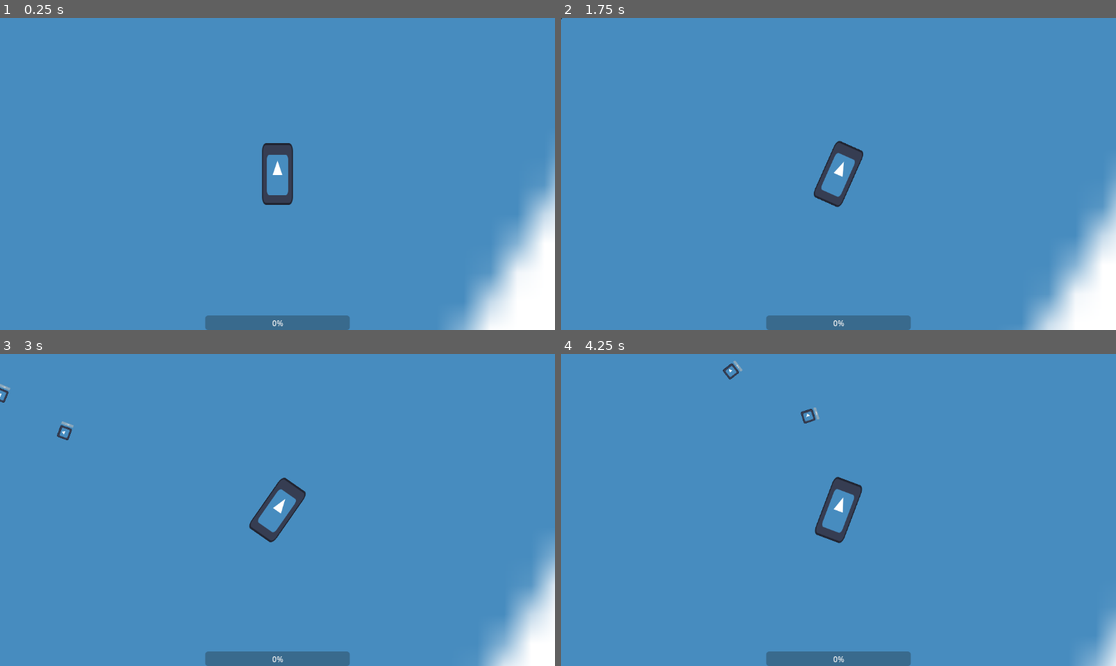
Above: before the commit, frames 1-4 (two rows, left to right).
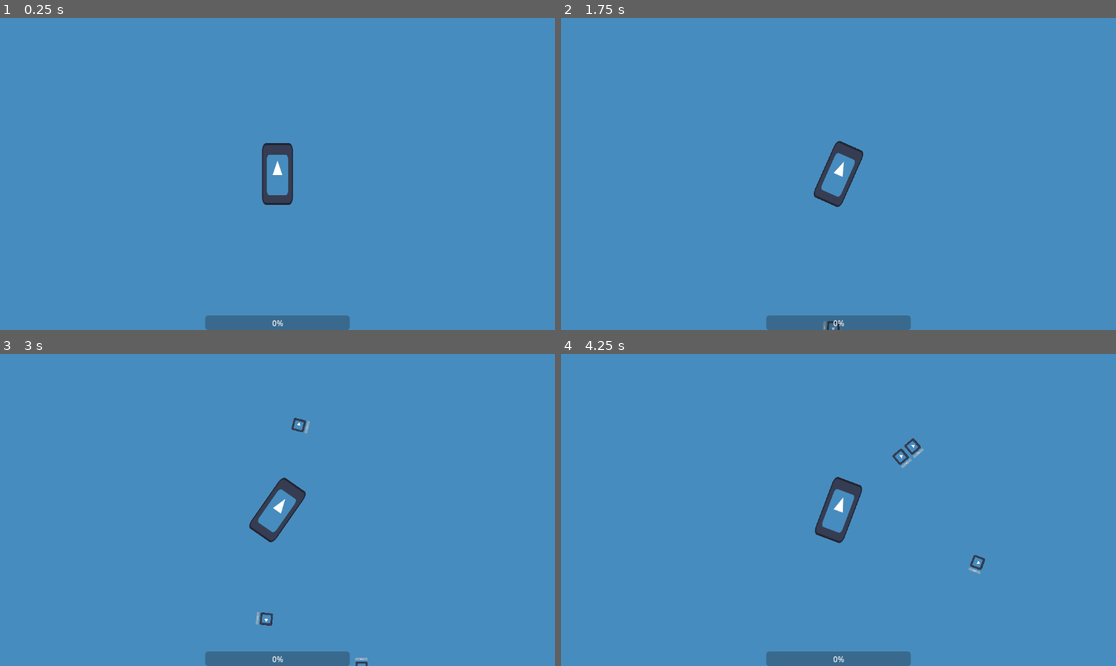
Above: after the commit, the same moments.

Repository: LeBulldoge/torqueterror
Game: Godot game, scene res://Main.tscn
Same seed, same stepped clock (60 frames per second), same inputs: the game is played once before the commit and once after it. The engine's default icon, where the game draws it, is replaced by a stand-in: a white triangle on a blue panel in a dark square.
Inputs:
- Up to frame 1 (0.25 s): no input
- Up to frame 2 (1.75 s): tap Enter at 0.5 s; hold D (steer_right) 0.53-1.28 s; tap S (decelerate) at 0.6, 1.35 s; hold A (steer_left) from 1.28 s (still down)
- Up to frame 3 (3 s): release A (steer_left) at 2.03 s; hold D (steer_right) 2.03-2.78 s; tap S (decelerate) at 2.1, 2.85 s; hold W (accelerate) from 2.78 s (still down)
- Up to frame 4 (4.25 s): release W (accelerate) at 3.53 s; hold A (steer_left) from 3.53 s (still down); tap S (decelerate) at 3.6 s

The runs differ from the first frame. In frame 1, 5.2% of the frame differs, in the area x 80-100%, y 44-100%; in frame 2, 4.2%; in frame 3, 3.2%; in frame 4, 1.0%.

Commit message:
Added spawning enemies outside viewport

Diff:
--- a/Main.gd
+++ b/Main.gd
@@ -11,6 +11,7 @@
 	$Player.health.death.connect(game_over)
 
 
+
 func start_game():
 	$SpawnTimer.start()
 
@@ -19,13 +20,23 @@
 	$SpawnTimer.stop()
 
 
+func get_point_outside_viewport() -> Vector2:
+	var result := Vector2.ZERO
+
+	$SpawnPath.position = $Player.position
+	$SpawnPath/SpawnPoint.progress_ratio = randf()
+
+	return $SpawnPath/SpawnPoint.global_position
+
+
 func _on_spawn_timer_timeout():
 	var enemy := enemy_scene.instantiate() as Enemy
 
 	enemy.target = $Player
 	enemy.speed = 200
 	enemy.damage = 1
-	enemy.health = Health.new()
-	enemy.health.max_health = 25
+	enemy.health = Health.new(25)
+
+	enemy.global_position = get_point_outside_viewport()
 
 	add_child(enemy)
--- a/Main.tscn
+++ b/Main.tscn
@@ -6,9 +6,15 @@
 [ext_resource type="Script" path="res://resources/health.gd" id="4_ilx3t"]
 [ext_resource type="Script" path="res://hud.gd" id="5_6w88e"]
 
-[sub_resource type="Resource" id="Resource_tub73"]
+[sub_resource type="Resource" id="Resource_tswo0"]
 script = ExtResource("4_ilx3t")
 max_health = 100
+
+[sub_resource type="Curve2D" id="Curve2D_2f5cj"]
+_data = {
+"points": PackedVector2Array(0, 0, 0, 0, -576, -320, 0, 0, 0, 0, 576, -320, 0, 0, 0, 0, 576, 328, 0, 0, 0, 0, -576, 328, 0, 0, 0, 0, -576, -320)
+}
+point_count = 5
 
 [node name="Main" type="Node"]
 script = ExtResource("1_urkel")
@@ -19,10 +25,15 @@
 texture = ExtResource("2_d3qhu")
 
 [node name="Player" parent="." instance=ExtResource("1_3yag5")]
-position = Vector2(612, 404)
-health = SubResource("Resource_tub73")
+health = SubResource("Resource_tswo0")
 
 [node name="SpawnTimer" type="Timer" parent="."]
+
+[node name="SpawnPath" type="Path2D" parent="."]
+curve = SubResource("Curve2D_2f5cj")
+
+[node name="SpawnPoint" type="PathFollow2D" parent="SpawnPath"]
+position = Vector2(-576, -320)
 
 [node name="HUD" type="CanvasLayer" parent="."]
 script = ExtResource("5_6w88e")
--- a/enemy/Enemy.tscn
+++ b/enemy/Enemy.tscn
@@ -5,7 +5,7 @@
 
 [sub_resource type="RectangleShape2D" id="RectangleShape2D_1hpug"]
 
-[node name="Enemy" type="CharacterBody2D"]
+[node name="Enemy" type="CharacterBody2D" groups=["enemies"]]
 script = ExtResource("1_onqrk")
 
 [node name="Sprite2D" type="Sprite2D" parent="."]
--- a/enemy/enemy.gd
+++ b/enemy/enemy.gd
@@ -36,8 +36,9 @@
 
 	var collision = move_and_collide(velocity)
 	if collision:
-		if "health" in collision.get_collider():
-			var h = collision.get_collider().health as Health
+		var obj = collision.get_collider()
+		if not obj.is_in_group("enemies") and "health" in obj:
+			var h = obj.health as Health
 			h.take_damage(damage)
 
 			var bounce_ratio = (h.max_health / health.max_health) * 0.2
--- a/resources/health.gd
+++ b/resources/health.gd
@@ -15,6 +15,9 @@
 			death.emit()
 
 
+func _init(max: int = 0):
+	max_health = max
+
 
 func reset():
 	current_health = max_health
--- a/vehicle/Player.gd
+++ b/vehicle/Player.gd
@@ -3,7 +3,6 @@
 
 @export var health: Health
 
-# Called when the node enters the scene tree for the first time.
 func _ready():
 	health.reset()
 	health.death.connect(queue_free)
@@ -14,9 +13,5 @@
 	self.steer_dir = Input.get_axis("steer_left", "steer_right")
 
 
-func hit(damage):
-	health.take_damage(damage)
-
-
 func _physics_process(delta):
 	self.move_vehicle(delta)
Not shown: 1 places in Main.tscn that only renumber resources
